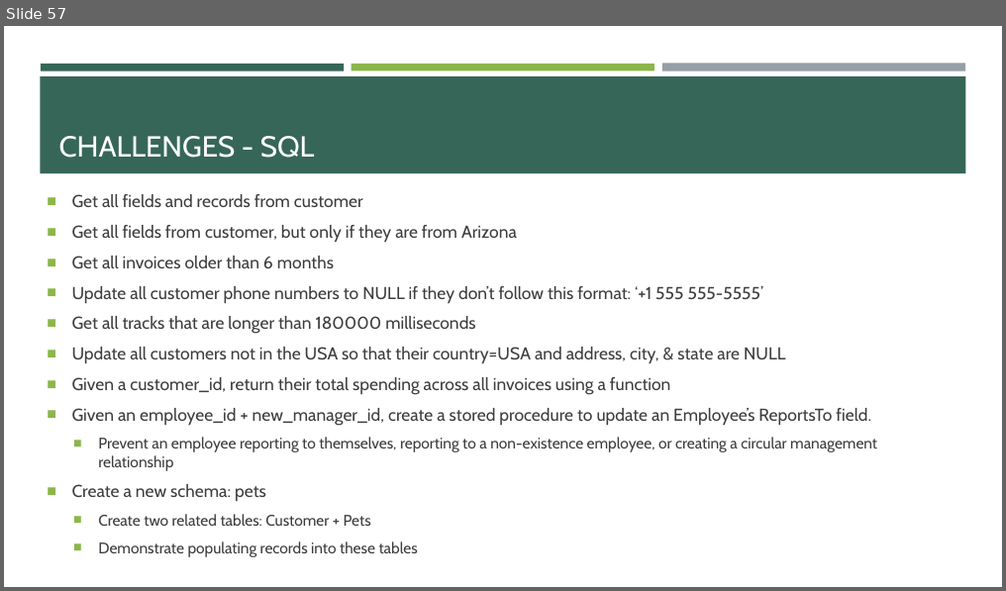
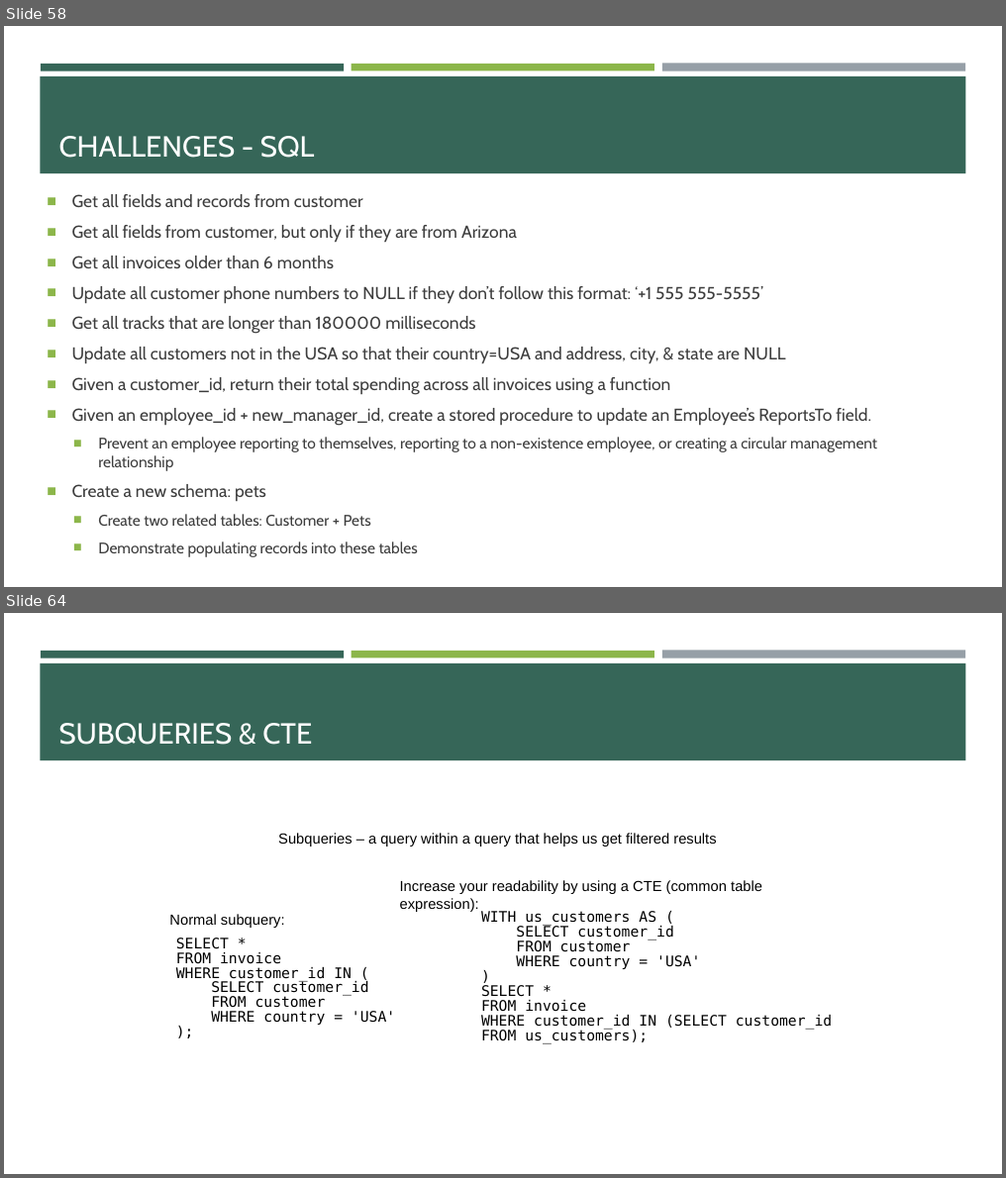
Before and after one commit to e-m-wilson/java-fs, a slide deck: Week_3/SQL_postgres.pptx. Shown one above the other, each under a label of ours: slide 57 before the commit, slides 58 and 64 after it; the slides between them are not shown. The pictures are 1006x591 and 1006x1178 pixels, drawn with LibreOffice and Linux fonts; fonts in the diff are those of the drawing. Boxes give left, top, right and bottom in pixels: in the first picture for what was removed or moved away, otherwise in the second. Text is boxed around its words. In the diff, an @@ line names an element or a change of style, - is before the commit and + after.

```diff
--- a/Week_3/SQL_postgres.pptx
+++ b/Week_3/SQL_postgres.pptx
@@ slide 64 added at [4,613,1002,1174], background #FFFFFF; not listed: 4 template elements that a slide beside it also shows @@
@@ title added at [59,723,312,745], 28 pt, text #FFFFFF @@
+SUBQUERIES & CTE
@@ text added at [278,833,716,847], 14 pt, text #000000 @@
+Subqueries – a query within a query that helps us get filtered results
@@ text added at [400,880,762,912], 14 pt, text #000000 @@
+Increase your readability by using a CTE (common table expression):
@@ text added at [169,914,285,928], 14 pt, text #000000 @@
+Normal subquery:
@@ text added at [176,938,395,1025], 14 pt, text #000000 @@
+SELECT *
+FROM invoice
+WHERE customer_id IN (
+SELECT customer_id
+FROM customer
+WHERE country = 'USA'
+);
@@ text added at [481,911,832,1043], 14 pt, text #000000 @@
+WITH us_customers AS (
+SELECT customer_id
+FROM customer
+WHERE country = 'USA'
+)
+SELECT *
+FROM invoice
+WHERE customer_id IN (SELECT customer_id FROM us_customers);
@@ what was slide 57 is now slide 58 @@
```
Also in this commit, not shown: 5 slides changed, 24 other slides added.
